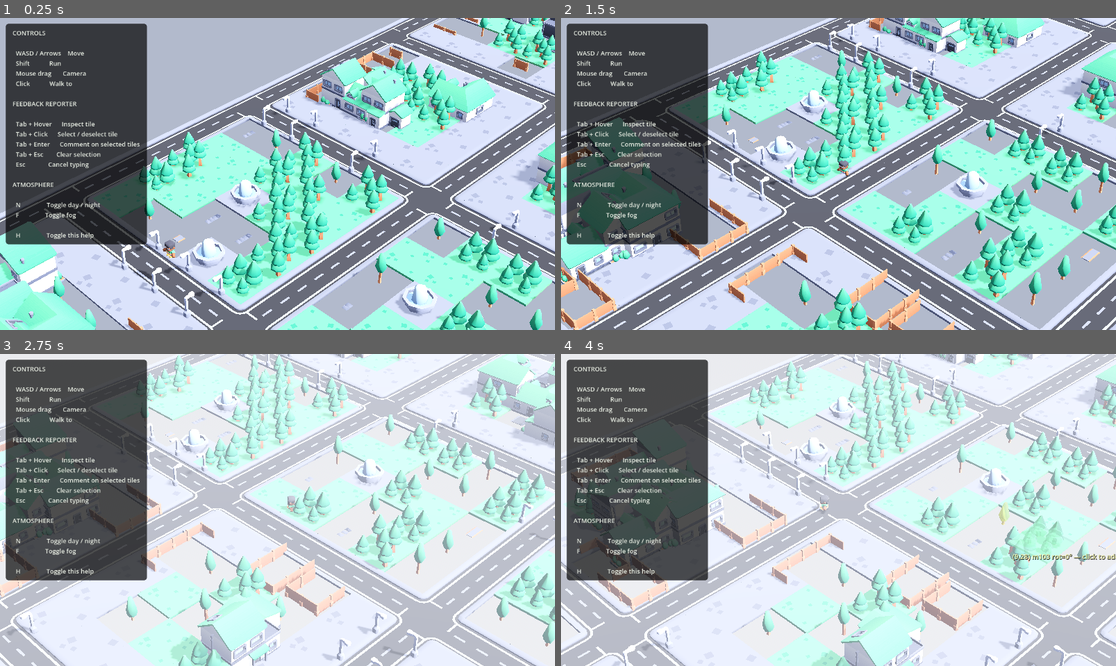
Above: before the commit, frames 1-4 (two rows, left to right).
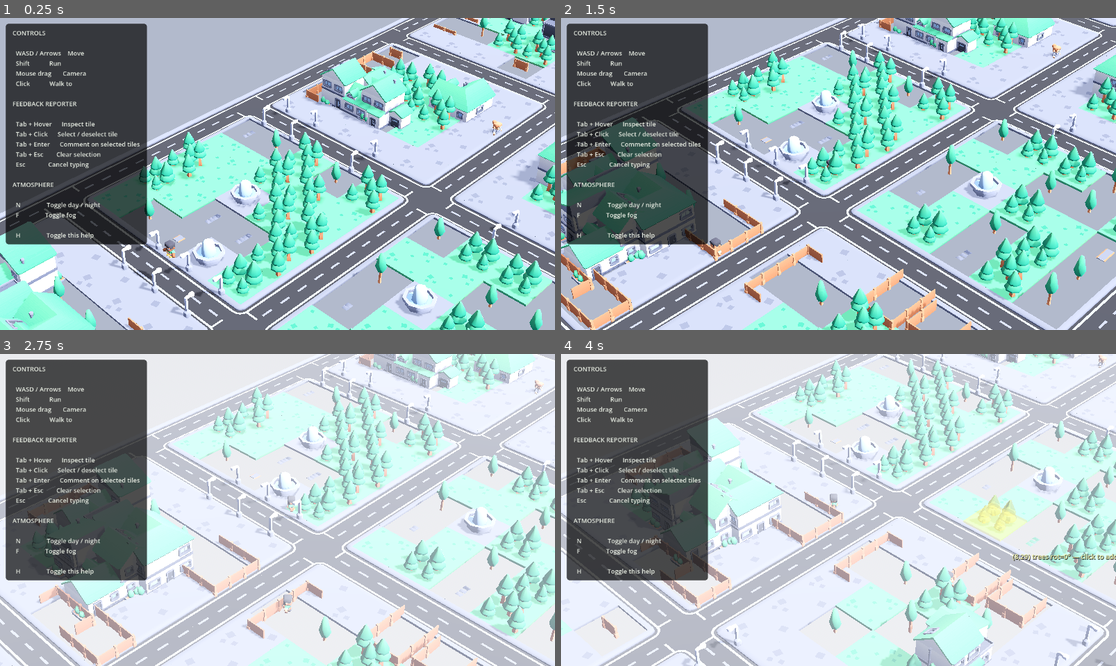
Above: after the commit, the same moments.

Repository: peterschmidt85/openworld
Game: Godot game, scene res://scenes/main.tscn
Same seed, same stepped clock (60 frames per second), same inputs: the game is played once before the commit and once after it.
Inputs (mouse positions are in pixels of both pictures, inside the frame that each line leads up to):
- Up to frame 1 (0.25 s): no input
- Up to frame 2 (1.5 s): tap Enter at 0.5 s; move the mouse to (960, 158) at 0.52 s; hold D 0.53-1.25 s; hold Middle mouse button (camera_rotate) 0.53-1.25 s; click (960, 158) at 0.67 s; drag from (727, 189) to (810, 236) at 1.27 s
- Up to frame 3 (2.75 s): move the mouse to (333, 441) at 2.02 s; hold D from 2.03 s (still down); tap F at 2.1 s; click (333, 441) at 2.17 s
- Up to frame 4 (4 s): release D at 2.75 s; drag from (810, 572) to (672, 463) at 2.77 s; move the mouse to (1005, 556) at 3.52 s; hold A from 3.53 s (still down); hold Tab from 3.53 s (still down); click (1005, 556) at 3.67 s

The runs differ from the first frame. In frame 1, less than 0.1% of the frame differs, in the area x 88-91%, y 32-38%; in frame 2, 48%; in frame 3, 47%; in frame 4, 54%, in the area x 0-100%, y 0-100%.

Commit message:
Add NPCs with A* pathfinding for both player and NPCs
- 12 Kenney Mini Character models (6 male, 6 female)
- NPC system: 30 wandering + 20 stationary at building entrances
- A* grid pathfinding (AStarGrid2D) replaces broken NavMesh approach
- Player click-to-move uses A* path, bypasses collision for reliable
  movement; WASD still uses collision-based direct movement
- NPCs move by position along A* paths (no physics overhead)
- Diagonal movement with obstacle checking to prevent corner cuts

Co-authored-by: Cursor <cursoragent@cursor.com>

Diff:
--- a/city/scripts/builder.gd
+++ b/city/scripts/builder.gd
@@ -79,10 +79,17 @@
 	_create_ground(city_gen.grid_size)
 	_create_water(city_gen.grid_size)
 
+	# Navigation mesh for pathfinding
+	_create_navigation(city_gen)
+
 	# Spawn player
 	var spawn_x: float = city_gen.road_spacing / 2.0 + 1
 	var spawn_z: float = city_gen.grid_size / 2.0
 	player = PlayerSpawner.spawn(get_parent(), Vector3(spawn_x, 1.0, spawn_z))
+	player.set("pathfinder", pathfinder)
+
+	# Spawn NPCs
+	_spawn_npcs(city_gen)
 
 	# Feedback journal
 	var reporter_script := load("res://scripts/tile_reporter.gd")
@@ -191,6 +198,93 @@
 	get_parent().add_child.call_deferred(water)
 
 
+var pathfinder: AStarGrid2D = null
+
+func _create_navigation(city_gen) -> void:
+	var plan: Dictionary = city_gen.plan
+	var CellType = city_gen.Cell
+	var grid_size: int = city_gen.grid_size
+	var walkable := [CellType.ROAD, CellType.SIDEWALK, CellType.PARK, CellType.PLAZA]
+
+	pathfinder = AStarGrid2D.new()
+	pathfinder.region = Rect2i(0, 0, grid_size, grid_size)
+	pathfinder.diagonal_mode = AStarGrid2D.DIAGONAL_MODE_ONLY_IF_NO_OBSTACLES
+	pathfinder.update()
+
+	var walkable_count := 0
+	for x in range(grid_size):
+		for z in range(grid_size):
+			var pos := Vector2i(x, z)
+			if plan.get(pos, CellType.WATER) in walkable:
+				walkable_count += 1
+			else:
+				pathfinder.set_point_solid(pos, true)
+
+	print("Pathfinder: %d walkable, %d blocked" % [walkable_count, grid_size * grid_size - walkable_count])
+
+
+func _spawn_npcs(city_gen) -> void:
+	var npc_spawner_script = load("res://scripts/npc_spawner.gd")
+	var plan: Dictionary = city_gen.plan
+	var district_map: Dictionary = city_gen.district_map
+	var CellType = city_gen.Cell
+	var DistrictType = city_gen.District
+
+	var sidewalk_cells: Array[Vector2i] = []
+	var entrance_cells: Array[Dictionary] = []
+
+	for pos in plan:
+		if plan[pos] == CellType.SIDEWALK:
+			sidewalk_cells.append(pos)
+			# Check if adjacent to a building (candidate for stationary NPC)
+			for off in [Vector2i(1,0), Vector2i(-1,0), Vector2i(0,1), Vector2i(0,-1)]:
+				if plan.get(pos + off, CellType.WATER) == CellType.BUILDING:
+					# Face toward the nearest road
+					var facing := 0.0
+					for road_off in [Vector2i(1,0), Vector2i(-1,0), Vector2i(0,1), Vector2i(0,-1)]:
+						if plan.get(pos + road_off, CellType.WATER) == CellType.ROAD:
+							facing = atan2(float(road_off.x), float(road_off.y))
+							break
+					entrance_cells.append({"pos": pos, "facing": facing})
+					break
+
+	# Wandering NPCs (~30), biased toward downtown/commercial
+	var wander_count := 0
+	var downtown_sidewalks: Array[Vector2i] = []
+	var other_sidewalks: Array[Vector2i] = []
+	for cell in sidewalk_cells:
+		var district = district_map.get(cell, DistrictType.RESIDENTIAL)
+		if district == DistrictType.DOWNTOWN or district == DistrictType.COMMERCIAL:
+			downtown_sidewalks.append(cell)
+		else:
+			other_sidewalks.append(cell)
+
+	var wander_pool: Array[Vector2i] = []
+	wander_pool.append_array(downtown_sidewalks)
+	wander_pool.append_array(downtown_sidewalks)
+	wander_pool.append_array(other_sidewalks)
+	wander_pool.shuffle()
+
+	for i in range(mini(30, wander_pool.size())):
+		var cell: Vector2i = wander_pool[i]
+		var pos := Vector3(cell.x + 0.5, 0.05, cell.y + 0.5)
+		npc_spawner_script.spawn_wanderer(get_parent(), pos, sidewalk_cells, pathfinder)
+		wander_count += 1
+
+	# Stationary NPCs (~20) at building entrances
+	entrance_cells.shuffle()
+	var stationary_count := 0
+	for i in range(mini(20, entrance_cells.size())):
+		var entry: Dictionary = entrance_cells[i]
+		var cell: Vector2i = entry["pos"]
+		var facing: float = entry["facing"]
+		var pos := Vector3(cell.x + 0.5, 0.05, cell.y + 0.5)
+		npc_spawner_script.spawn_stationary(get_parent(), pos, facing)
+		stationary_count += 1
+
+	print("NPCs spawned: %d wandering, %d stationary" % [wander_count, stationary_count])
+
+
 func get_mesh(packed_scene) -> Mesh:
 	var scene_state: SceneState = packed_scene.get_state()
 	for i in range(scene_state.get_node_count()):
--- /dev/null
+++ b/city/scripts/npc.gd
@@ -0,0 +1,161 @@
+extends CharacterBody3D
+
+## NPC with two modes: "wander" (A* path between sidewalks) or "stationary" (idle at entrance).
+
+@export var walk_speed := 1.5
+@export var rotation_speed := 8.0
+
+var mode := "wander"
+var sidewalk_cells: Array[Vector2i] = []
+var pathfinder: AStarGrid2D = null
+
+var path_points: PackedVector2Array = PackedVector2Array()
+var path_index := 0
+var pause_timer := 0.0
+
+var _settled := false
+var model: Node3D = null
+var animation_player: AnimationPlayer = null
+var gravity: float = ProjectSettings.get_setting("physics/3d/default_gravity")
+
+
+func _ready() -> void:
+	call_deferred("_find_model")
+
+
+func _find_model() -> void:
+	model = get_node_or_null("Model")
+	if model:
+		animation_player = _find_anim_player(model)
+		if animation_player:
+			for anim_name in ["walk", "idle"]:
+				if animation_player.has_animation(anim_name):
+					var anim: Animation = animation_player.get_animation(anim_name)
+					if anim.loop_mode == Animation.LOOP_NONE:
+						anim.loop_mode = Animation.LOOP_LINEAR
+			if mode == "stationary":
+				_play_anim("idle")
+			elif mode == "wander":
+				pause_timer = randf_range(0.5, 3.0)
+
+
+func _find_anim_player(node: Node) -> AnimationPlayer:
+	if node is AnimationPlayer:
+		return node
+	for child in node.get_children():
+		var result := _find_anim_player(child)
+		if result:
+			return result
+	return null
+
+
+func _physics_process(delta: float) -> void:
+	if mode == "wander":
+		_process_wander(delta)
+	elif mode == "stationary":
+		if not _settled:
+			velocity.y = -gravity
+			move_and_slide()
+			if is_on_floor():
+				_settled = true
+
+
+func _process_wander(delta: float) -> void:
+	if pause_timer > 0:
+		pause_timer -= delta
+		velocity.x = 0
+		velocity.z = 0
+		_play_anim("idle")
+		if pause_timer <= 0:
+			_pick_wander_target()
+		return
+
+	if path_points.size() == 0 or path_index >= path_points.size():
+		pause_timer = randf_range(2.0, 4.0)
+		velocity.x = 0
+		velocity.z = 0
+		_play_anim("idle")
+		return
+
+	var target_cell := path_points[path_index]
+	var target_pos := Vector3(target_cell.x + 0.5, global_position.y, target_cell.y + 0.5)
+	var to_target := target_pos - global_position
+	to_target.y = 0
+
+	if to_target.length() < 0.2:
+		path_index += 1
+		if path_index >= path_points.size():
+			path_points = PackedVector2Array()
+			pause_timer = randf_range(2.0, 4.0)
+			velocity.x = 0
+			velocity.z = 0
+			_play_anim("idle")
+		return
+
+	var step := to_target.normalized() * walk_speed * delta
+	if step.length() > to_target.length():
+		step = to_target
+	global_position += step
+
+	if model:
+		var target_angle := atan2(to_target.x, to_target.z)
+		model.rotation.y = lerp_angle(model.rotation.y, target_angle, rotation_speed * delta)
+
+	velocity.x = to_target.normalized().x * walk_speed
+	velocity.z = to_target.normalized().z * walk_speed
+	_play_anim("walk")
+
+
+func _pick_wander_target() -> void:
+	if sidewalk_cells.size() == 0 or pathfinder == null:
+		return
+	var my_cell := Vector2i(int(floor(global_position.x)), int(floor(global_position.z)))
+
+	var region := pathfinder.region
+	my_cell = my_cell.clamp(region.position, region.position + region.size - Vector2i.ONE)
+
+	# If NPC drifted into a solid cell, snap to nearest walkable
+	if pathfinder.is_point_solid(my_cell):
+		my_cell = _nearest_walkable_cell(my_cell)
+		if pathfinder.is_point_solid(my_cell):
+			return
+		global_position = Vector3(my_cell.x + 0.5, global_position.y, my_cell.y + 0.5)
+
+	# Pick a random nearby sidewalk on the same row or column (stay on sidewalks)
+	var nearby: Array[Vector2i] = []
+	for cell in sidewalk_cells:
+		if cell.x == my_cell.x or cell.y == my_cell.y:
+			var dist := absi(cell.x - my_cell.x) + absi(cell.y - my_cell.y)
+			if dist >= 2 and dist <= 10:
+				nearby.append(cell)
+	if nearby.size() == 0:
+		for cell in sidewalk_cells:
+			var dist := absi(cell.x - my_cell.x) + absi(cell.y - my_cell.y)
+			if dist >= 2 and dist <= 8:
+				nearby.append(cell)
+	if nearby.size() == 0:
+		return
+
+	var target: Vector2i = nearby[randi() % nearby.size()]
+	target = target.clamp(region.position, region.position + region.size - Vector2i.ONE)
+
+	path_points = pathfinder.get_point_path(my_cell, target)
+	path_index = 0
+
+
+func _nearest_walkable_cell(cell: Vector2i) -> Vector2i:
+	for radius in range(1, 4):
+		for dx in range(-radius, radius + 1):
+			for dz in range(-radius, radius + 1):
+				var c := cell + Vector2i(dx, dz)
+				var region := pathfinder.region
+				if c.x >= region.position.x and c.x < region.position.x + region.size.x and c.y >= region.position.y and c.y < region.position.y + region.size.y:
+					if not pathfinder.is_point_solid(c):
+						return c
+	return cell
+
+
+func _play_anim(anim_name: String) -> void:
+	if animation_player and animation_player.has_animation(anim_name):
+		if animation_player.current_animation != anim_name:
+			animation_player.play(anim_name)
--- /dev/null
+++ b/city/scripts/npc_spawner.gd
@@ -0,0 +1,80 @@
+extends Node
+class_name NpcSpawner
+
+## Factory for spawning NPC CharacterBody3D instances.
+
+const NPC_SCRIPT := preload("res://scripts/npc.gd")
+
+const CHARACTER_MODELS := [
+	"res://models/characters/character-male-a.glb",
+	"res://models/characters/character-male-b.glb",
+	"res://models/characters/character-male-c.glb",
+	"res://models/characters/character-male-d.glb",
+	"res://models/characters/character-male-e.glb",
+	"res://models/characters/character-male-f.glb",
+	"res://models/characters/character-female-a.glb",
+	"res://models/characters/character-female-b.glb",
+	"res://models/characters/character-female-c.glb",
+	"res://models/characters/character-female-d.glb",
+	"res://models/characters/character-female-e.glb",
+	"res://models/characters/character-female-f.glb",
+]
+
+
+static func spawn_wanderer(parent: Node3D, pos: Vector3, sidewalk_cells: Array[Vector2i], pf: AStarGrid2D) -> CharacterBody3D:
+	var npc := _create_base(pos)
+	npc.set("mode", "wander")
+	npc.set("sidewalk_cells", sidewalk_cells)
+	npc.set("pathfinder", pf)
+	parent.add_child.call_deferred(npc)
+	return npc
+
+
+static func spawn_stationary(parent: Node3D, pos: Vector3, facing_angle: float) -> CharacterBody3D:
+	var npc := _create_base(pos)
+	npc.set("mode", "stationary")
+	parent.add_child.call_deferred(npc)
+	# Set facing after model is ready
+	var model_node: Node3D = npc.get_node_or_null("Model")
+	if model_node:
+		model_node.rotation.y = facing_angle
+	return npc
+
+
+static func _create_base(pos: Vector3) -> CharacterBody3D:
+	var npc := CharacterBody3D.new()
+	npc.name = "NPC"
+	npc.script = NPC_SCRIPT
+	npc.position = pos
+	npc.collision_layer = 0
+	npc.collision_mask = 1
+
+	var col_shape := CollisionShape3D.new()
+	var capsule := CapsuleShape3D.new()
+	capsule.radius = 0.2
+	capsule.height = 0.8
+	col_shape.shape = capsule
+	col_shape.position = Vector3(0, 0.4, 0)
+	npc.add_child(col_shape)
+
+	var model_path: String = CHARACTER_MODELS[randi() % CHARACTER_MODELS.size()]
+	var model_scene: PackedScene = load(model_path)
+	if model_scene:
+		var model: Node3D = model_scene.instantiate()
+		model.name = "Model"
+		model.scale = Vector3(0.5, 0.5, 0.5)
+		npc.add_child(model)
+		_fix_skeleton_paths(model)
+
+	return npc
+
+
+static func _fix_skeleton_paths(node: Node) -> void:
+	if node is Skeleton3D:
+		for child in node.get_children():
+			if child is MeshInstance3D:
+				var mi: MeshInstance3D = child as MeshInstance3D
+				if mi.skeleton == NodePath("") and mi.skin != null:
+					mi.skeleton = NodePath("..")
+	for child in node.get_children():
+		_fix_skeleton_paths(child)
--- a/city/scripts/player.gd
+++ b/city/scripts/player.gd
@@ -1,18 +1,18 @@
 extends CharacterBody3D
 
-## Player controller: WASD movement (camera-relative) + click-to-move.
-## Uses the Kenney Mini Character GLB model with walk animation.
+## Player controller: WASD movement (collision-based) + click-to-move (A* pathfinding).
 
 @export var walk_speed := 3.0
 @export var run_speed := 6.0
 @export var acceleration := 10.0
 @export var rotation_speed := 10.0
 
-var move_target: Vector3 = Vector3.ZERO
-var has_move_target := false
-var nav_agent: NavigationAgent3D = null
+var pathfinder: AStarGrid2D = null
+var path_points: PackedVector2Array = PackedVector2Array()
+var path_index := 0
+var _path_log_counter := 0
+
 var gravity: float = ProjectSettings.get_setting("physics/3d/default_gravity")
-
 var model: Node3D = null
 var animation_player: AnimationPlayer = null
 
@@ -34,8 +34,6 @@
 						anim.loop_mode = Animation.LOOP_LINEAR
 			print("Player animation player found with ", animation_player.get_animation_list().size(), " animations")
 
-	nav_agent = get_node_or_null("NavAgent")
-
 
 func _find_anim_player(node: Node) -> AnimationPlayer:
 	if node is AnimationPlayer:
@@ -53,6 +51,7 @@
 
 	var input_dir := Vector3.ZERO
 
+	# WASD — direct movement with collision
 	var raw_input := Vector2.ZERO
 	if Input.is_key_pressed(KEY_W) or Input.is_key_pressed(KEY_UP):    raw_input.y -= 1
 	if Input.is_key_pressed(KEY_S) or Input.is_key_pressed(KEY_DOWN):  raw_input.y += 1
@@ -61,7 +60,7 @@
 
 	if raw_input.length() > 0:
 		raw_input = raw_input.normalized()
-		has_move_target = false
+		path_points = PackedVector2Array()
 
 		var cam := get_viewport().get_camera_3d()
 		if cam:
@@ -76,14 +75,33 @@
 		else:
 			input_dir = Vector3(raw_input.x, 0, raw_input.y)
 
-	elif has_move_target:
-		var to_target := move_target - global_position
+	elif path_points.size() > 0 and path_index < path_points.size():
+		# Direct position movement along A* path (no collision)
+		var target_cell := path_points[path_index]
+		var target_pos := Vector3(target_cell.x + 0.5, global_position.y, target_cell.y + 0.5)
+		var to_target := target_pos - global_position
 		to_target.y = 0
-		if to_target.length() < 0.5:
-			has_move_target = false
+
+		if to_target.length() < 0.2:
+			path_index += 1
+			if path_index >= path_points.size():
+				path_points = PackedVector2Array()
 		else:
-			input_dir = to_target.normalized()
+			var step := to_target.normalized() * walk_speed * delta
+			if step.length() > to_target.length():
+				step = to_target
+			global_position += step
+			if model and to_target.length() > 0.1:
+				var target_angle := atan2(to_target.x, to_target.z)
+				model.rotation.y = lerp_angle(model.rotation.y, target_angle, rotation_speed * delta)
+			velocity.x = to_target.normalized().x * walk_speed
+			velocity.z = to_target.normalized().z * walk_speed
+		_update_animation()
+		return
+	elif path_points.size() > 0:
+		path_points = PackedVector2Array()
 
+	# WASD collision-based movement
 	var is_running := Input.is_key_pressed(KEY_SHIFT)
 	var speed := run_speed if is_running else walk_speed
 
@@ -124,28 +142,56 @@
 	if Input.is_key_pressed(KEY_TAB):
 		return
 
-	if event is InputEventMouseButton and event.button_index == MOUSE_BUTTON_LEFT:
-		if event.pressed:
-			_click_to_move(event.position)
-		else:
-			_click_to_move(event.position)
-
-	if event is InputEventMouseMotion and Input.is_mouse_button_pressed(MOUSE_BUTTON_LEFT):
+	if event is InputEventMouseButton and event.button_index == MOUSE_BUTTON_LEFT and event.pressed:
 		_click_to_move(event.position)
 
 
 func _click_to_move(screen_pos: Vector2) -> void:
+	if pathfinder == null:
+		return
 	var cam := get_viewport().get_camera_3d()
 	if cam == null:
 		return
 
 	var from := cam.project_ray_origin(screen_pos)
 	var dir := cam.project_ray_normal(screen_pos)
-
 	var plane := Plane(Vector3.UP, 0)
 	var hit: Variant = plane.intersects_ray(from, dir)
-	if hit != null:
-		move_target = hit as Vector3
-		has_move_target = true
-		if nav_agent:
-			nav_agent.target_position = move_target
+	if hit == null:
+		return
+
+	var target_world: Vector3 = hit as Vector3
+	var from_cell := Vector2i(int(floor(global_position.x)), int(floor(global_position.z)))
+	var to_cell := Vector2i(int(floor(target_world.x)), int(floor(target_world.z)))
+
+	# Clamp to grid bounds
+	var region := pathfinder.region
+	from_cell = from_cell.clamp(region.position, region.position + region.size - Vector2i.ONE)
+	to_cell = to_cell.clamp(region.position, region.position + region.size - Vector2i.ONE)
+
+	if pathfinder.is_point_solid(from_cell):
+		from_cell = _nearest_walkable(from_cell)
+	if pathfinder.is_point_solid(to_cell):
+		to_cell = _nearest_walkable(to_cell)
+
+	if from_cell == to_cell:
+		return
+	path_points = pathfinder.get_point_path(from_cell, to_cell)
+	path_index = 0
+	var dist := absi(from_cell.x - to_cell.x) + absi(from_cell.y - to_cell.y)
+	if path_points.size() == 0:
+		print("[PATH] FAILED %s → %s (no path! dist=%d)" % [from_cell, to_cell, dist])
+	else:
+		print("[PATH] %s → %s (%d steps, dist=%d, world=(%.0f,%.0f)→(%.0f,%.0f))" % [from_cell, to_cell, path_points.size(), dist, global_position.x, global_position.z, target_world.x, target_world.z])
+
+
+func _nearest_walkable(cell: Vector2i) -> Vector2i:
+	for radius in range(1, 5):
+		for dx in range(-radius, radius + 1):
+			for dz in range(-radius, radius + 1):
+				var c := cell + Vector2i(dx, dz)
+				var region := pathfinder.region
+				if c.x >= region.position.x and c.x < region.position.x + region.size.x and c.y >= region.position.y and c.y < region.position.y + region.size.y:
+					if not pathfinder.is_point_solid(c):
+						return c
+	return cell
Binary file added: city/models/characters/character-female-b.glb
Not shown, added: city/models/characters/character-female-b.glb.import
Binary file added: city/models/characters/character-female-c.glb
Not shown, added: city/models/characters/character-female-c.glb.import
Binary file added: city/models/characters/character-female-d.glb
Not shown, added: city/models/characters/character-female-d.glb.import
Binary file added: city/models/characters/character-female-e.glb
Not shown, added: city/models/characters/character-female-e.glb.import
Binary file added: city/models/characters/character-female-f.glb
Not shown, added: city/models/characters/character-female-f.glb.import
Binary file added: city/models/characters/character-male-c.glb
Not shown, added: city/models/characters/character-male-c.glb.import
(and 9 more such lines)
